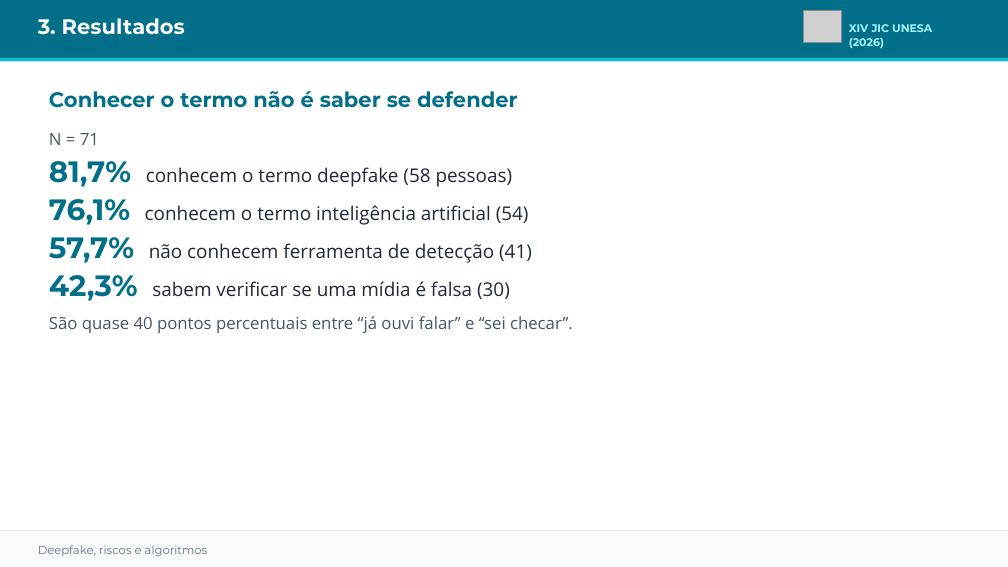
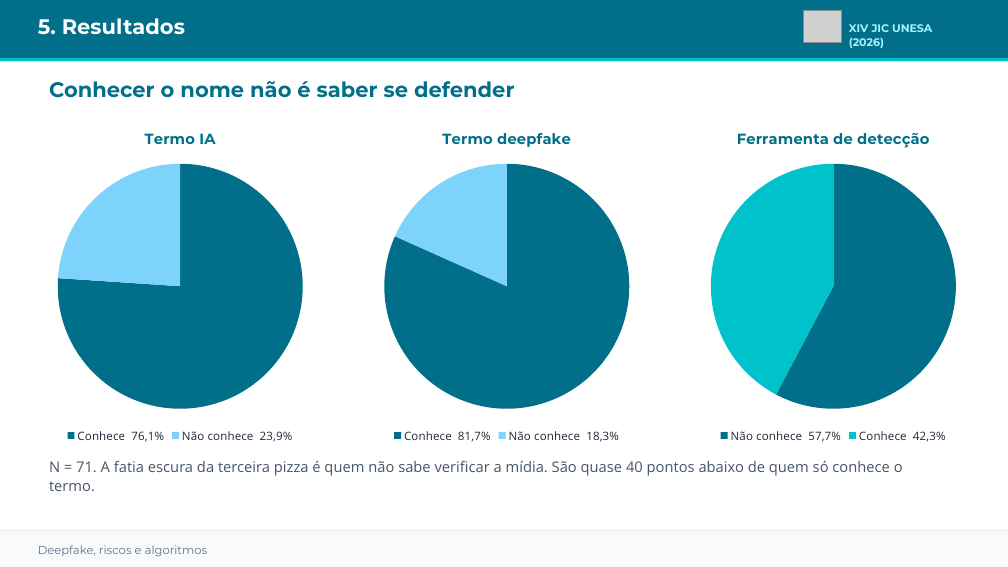
Before and after one commit to matiasmov/matiasmov, a slide deck: slide 6 of apresentacao/JIC_2026_Lucas_Matias_Deepfake.pptx (slide 4 before the commit). Drawn at 1008x567 pixels with LibreOffice and Linux fonts; fonts in the diff are those of the drawing; grey boxes stand for pictures. Boxes give left, top, right and bottom in pixels: in the first picture for what was removed or moved away, otherwise in the second. Text is boxed around its words. In the diff, an @@ line names an element or a change of style, - is before the commit and + after.

```diff
--- a/apresentacao/JIC_2026_Lucas_Matias_Deepfake.pptx
+++ b/apresentacao/JIC_2026_Lucas_Matias_Deepfake.pptx
@@ text at bbox=[38, 18, 185, 35]: text changed @@
-3. Resultados
+5. Resultados
@@ text at bbox=[49, 81, 515, 98]: text changed; size 18 to 20 pt; font Open Sans to Montserrat; text colour #1E293B to #016F89; bold on @@
-Conhecer o termo não é saber se defender
-N = 71
-81,7% conhecem o termo deepfake (58 pessoas)
-76,1% conhecem o termo inteligência artificial (54)
-57,7% não conhecem ferramenta de detecção (41)
-42,3% sabem verificar se uma mídia é falsa (30)
-São quase 40 pontos percentuais entre “já ouvi falar” e “sei checar”.
+Conhecer o nome não é saber se defender
@@ pie chart added at bbox=[23, 116, 338, 446] @@
+title "Termo IA"
+categories: Conhece  76,1%, Não conhece  23,9%
+Termo IA: 76, 24
@@ pie chart added at bbox=[350, 116, 665, 446] @@
+title "Termo deepfake"
+categories: Conhece  81,7%, Não conhece  18,3%
+Termo deepfake: 82, 18
@@ pie chart added at bbox=[677, 116, 991, 446] @@
+title "Ferramenta de detecção"
+categories: Não conhece  57,7%, Conhece  42,3%
+Ferramenta de detecção: 58, 42
@@ text added at bbox=[49, 460, 903, 491], 14 pt, text #475569 @@
+N = 71. A fatia escura da terceira pizza é quem não sabe verificar a mídia. São quase 40 pontos abaixo de quem só conhece o termo.
```
Also in this commit, not shown: 4 other slides changed, 3 slides added.
